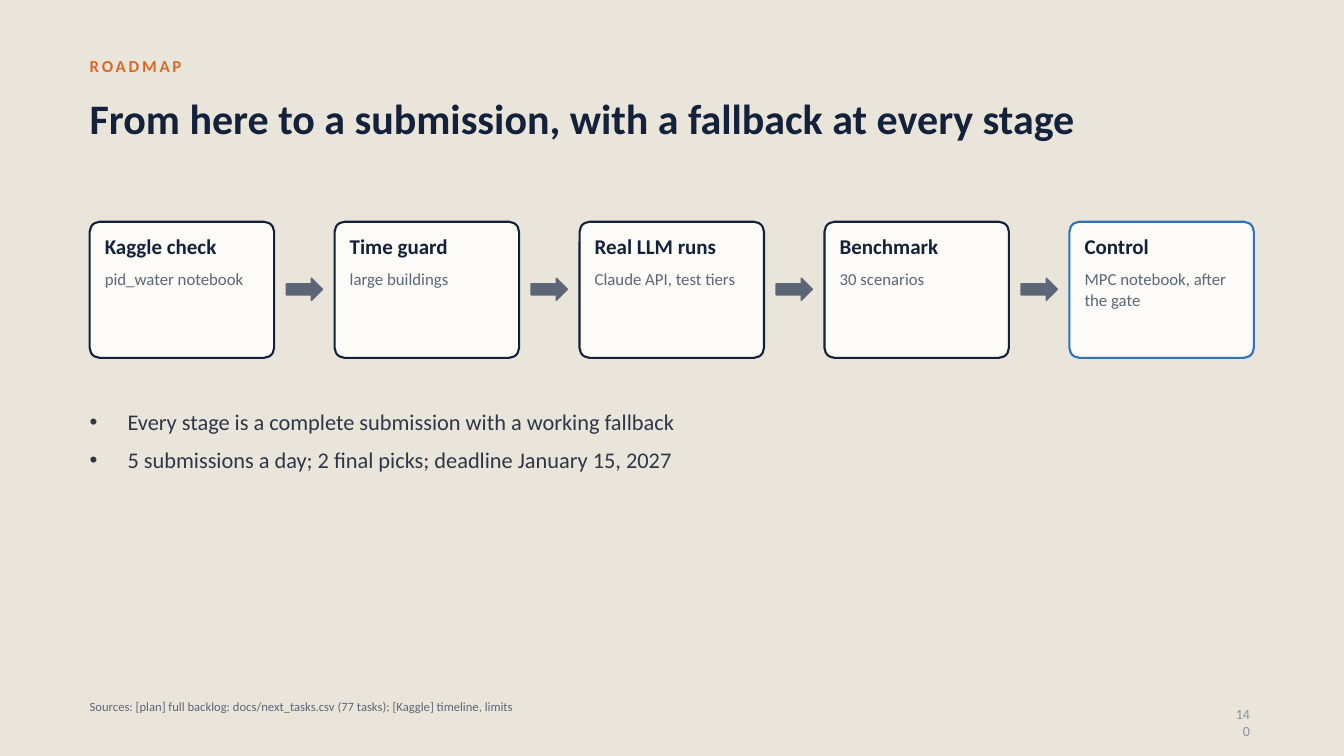
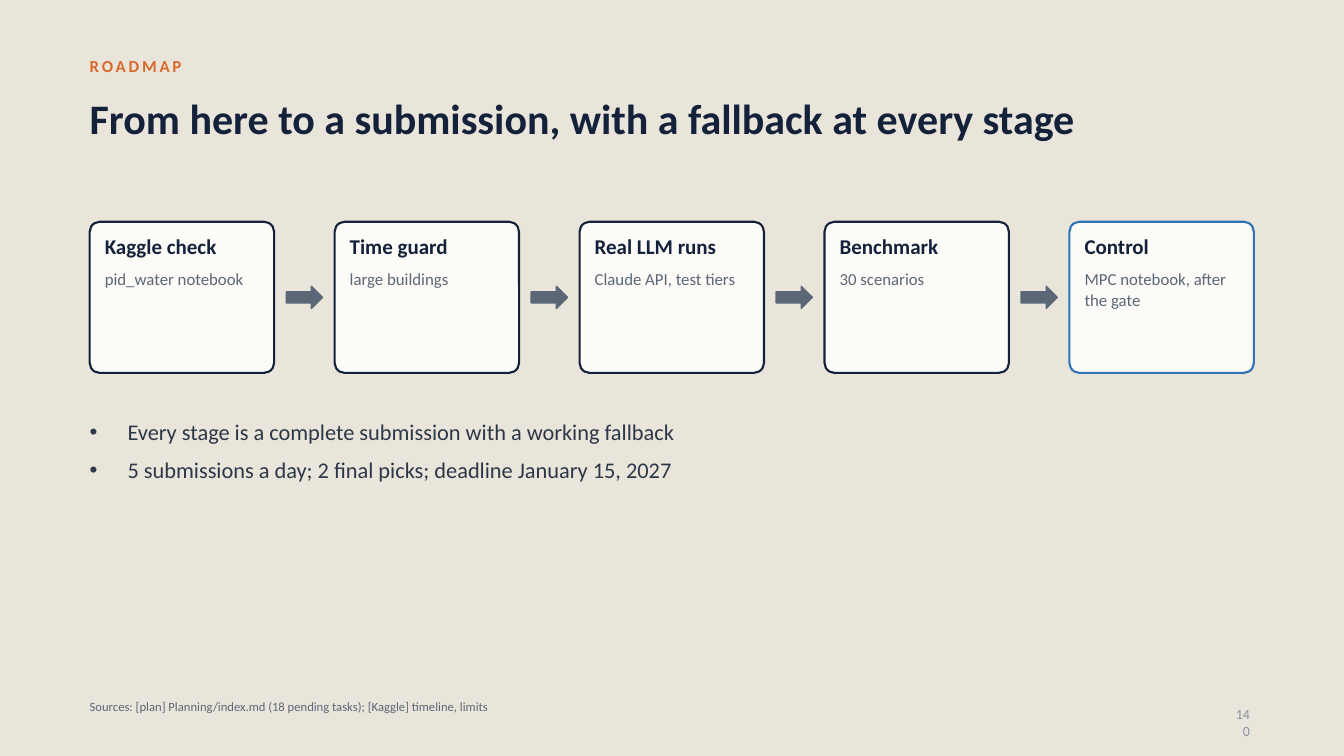
Before and after one commit to srivathsanb14/working-code, a slide deck: slide 140 of docs/One_Controller_for_Every_Building.pptx. Drawn at 1344x756 pixels with LibreOffice and Linux fonts; fonts in the diff are those of the drawing. Boxes give left, top, right and bottom in pixels: in the first picture for what was removed or moved away, otherwise in the second. Text is boxed around its words. In the diff, an @@ line names an element or a change of style, - is before the commit and + after.

```diff
--- a/docs/One_Controller_for_Every_Building.pptx
+++ b/docs/One_Controller_for_Every_Building.pptx
@@ rounded rectangle: place and size @@
-rounded rectangle at [90, 222, 274, 358]
+rounded rectangle at [90, 222, 274, 373]
@@ rounded rectangle: place and size @@
-rounded rectangle at [335, 222, 519, 358]
+rounded rectangle at [335, 222, 519, 373]
@@ rounded rectangle: place and size @@
-rounded rectangle at [580, 222, 764, 358]
+rounded rectangle at [580, 222, 764, 373]
@@ rounded rectangle: place and size @@
-rounded rectangle at [825, 222, 1009, 358]
+rounded rectangle at [825, 222, 1009, 373]
@@ proportions changed in 5 elements at [90, 222, 274, 373], [335, 222, 519, 373], [580, 222, 764, 373], [825, 222, 1009, 373], [1070, 222, 1254, 373] @@
@@ rounded rectangle: place and size @@
-rounded rectangle at [1070, 222, 1254, 358]
+rounded rectangle at [1070, 222, 1254, 373]
@@ 4 right arrows: place and size @@
-4 right arrows at [286, 278, 1058, 300]
+4 right arrows at [286, 286, 1058, 309]
@@ text "Every stage is a complete ...": place and size @@
-text "Every stage is a complete ..." at [128, 414, 674, 472]
+text "Every stage is a complete ..." at [128, 424, 674, 482]
@@ text at [90, 702, 488, 713]: text changed @@
-Sources: [plan] full backlog: docs/next_tasks.csv (77 tasks); [Kaggle] timeline, limits
+Sources: [plan] Planning/index.md (18 pending tasks); [Kaggle] timeline, limits
```
Also in this commit, not shown: 16 other slides changed, 50 other files.
